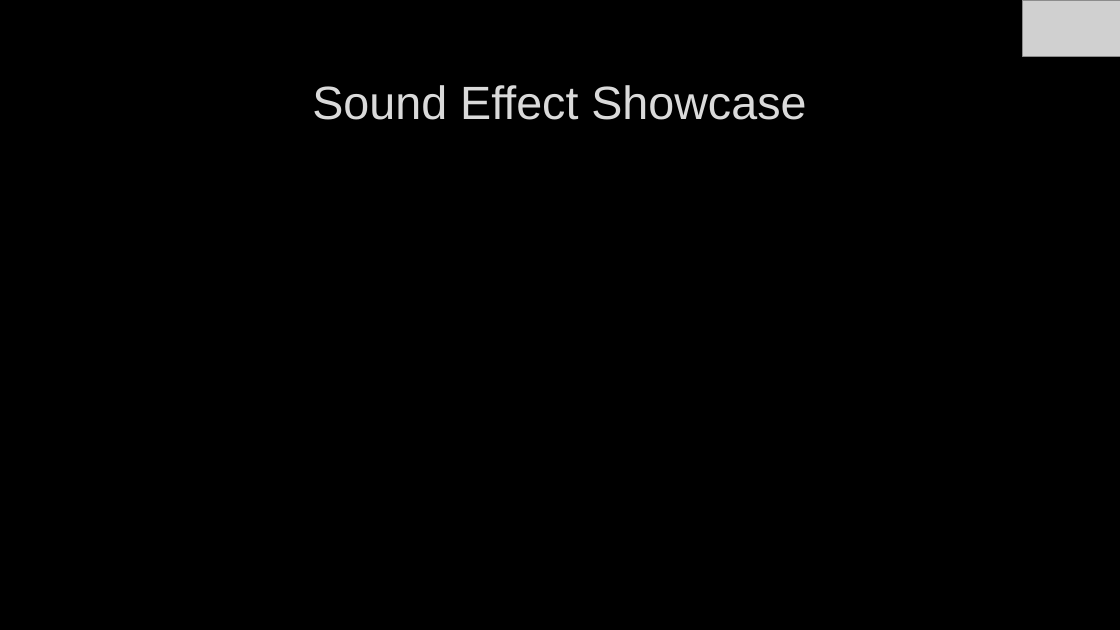
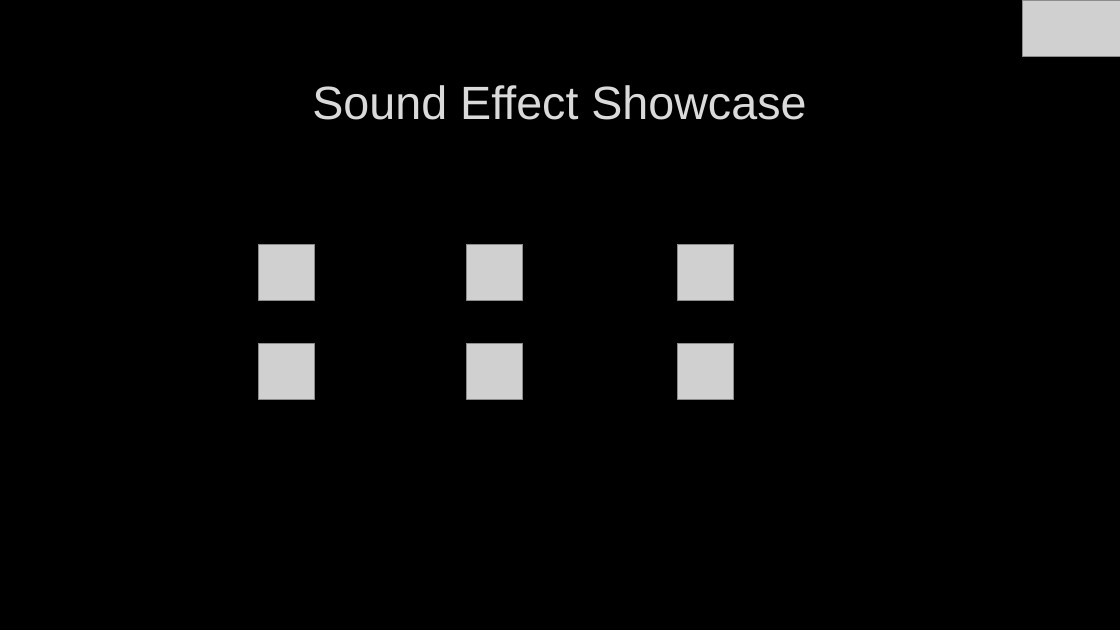
Before and after one commit to EliAnonymouse17/GDAfinal, a slide deck: slide 7 of Documentation/PresentationAlpha.pptx. Drawn at 1120x630 pixels with LibreOffice and Linux fonts; fonts in the diff are those of the drawing; grey boxes stand for pictures; background and template pictures are left out. Boxes give left, top, right and bottom in pixels: in the first picture for what was removed or moved away, otherwise in the second. Text is boxed around its words. In the diff, an @@ line names an element or a change of style, - is before the commit and + after.

```diff
--- a/Documentation/PresentationAlpha.pptx
+++ b/Documentation/PresentationAlpha.pptx
@@ picture added at (258, 245, 314, 301) @@
@@ picture added at (467, 245, 523, 301) @@
@@ picture added at (678, 245, 734, 301) @@
@@ picture added at (258, 344, 314, 400) @@
@@ picture added at (467, 344, 523, 400) @@
@@ picture added at (678, 344, 734, 400) @@
```
Also in this commit, not shown: 2 other slides changed.
